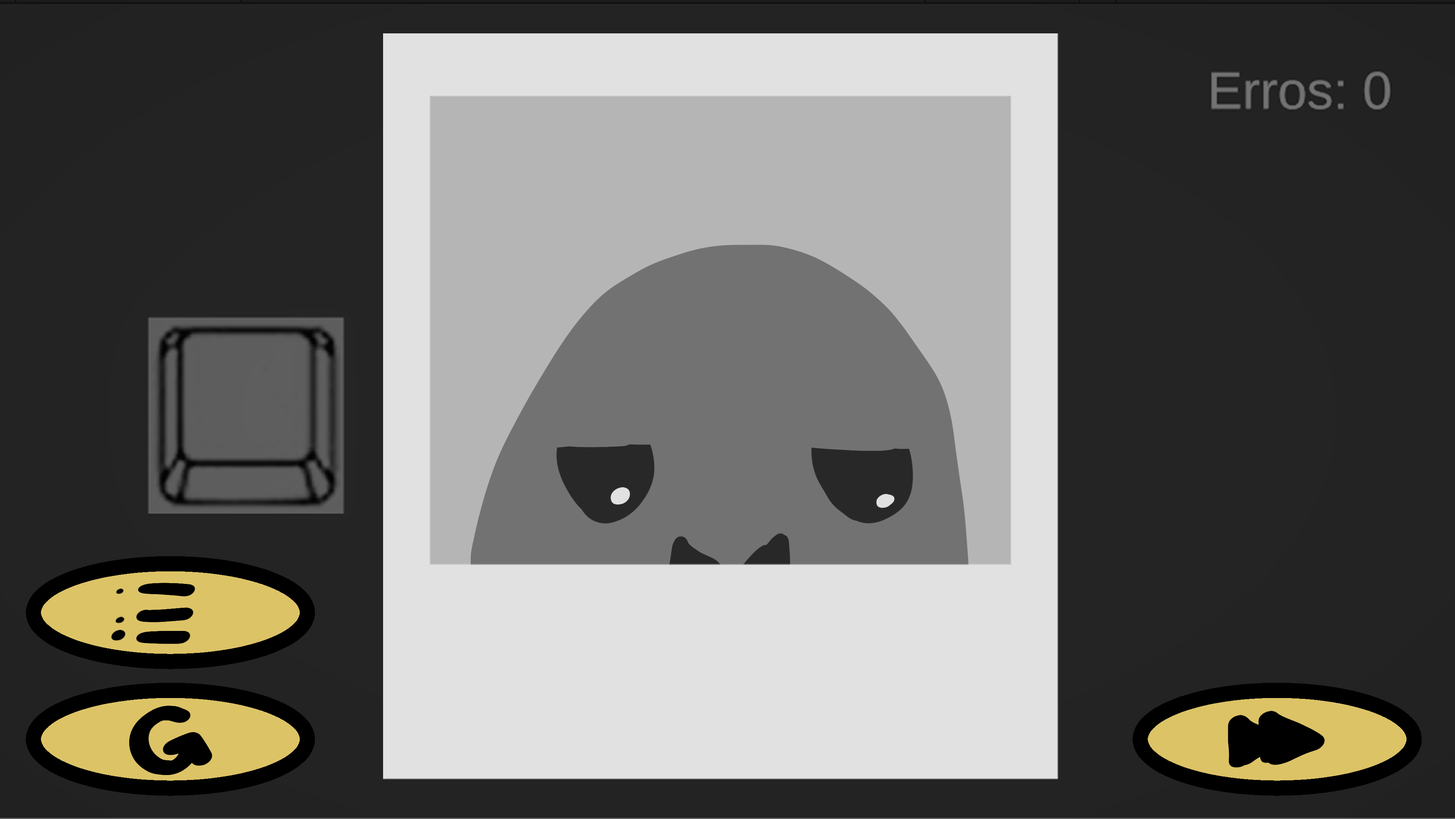
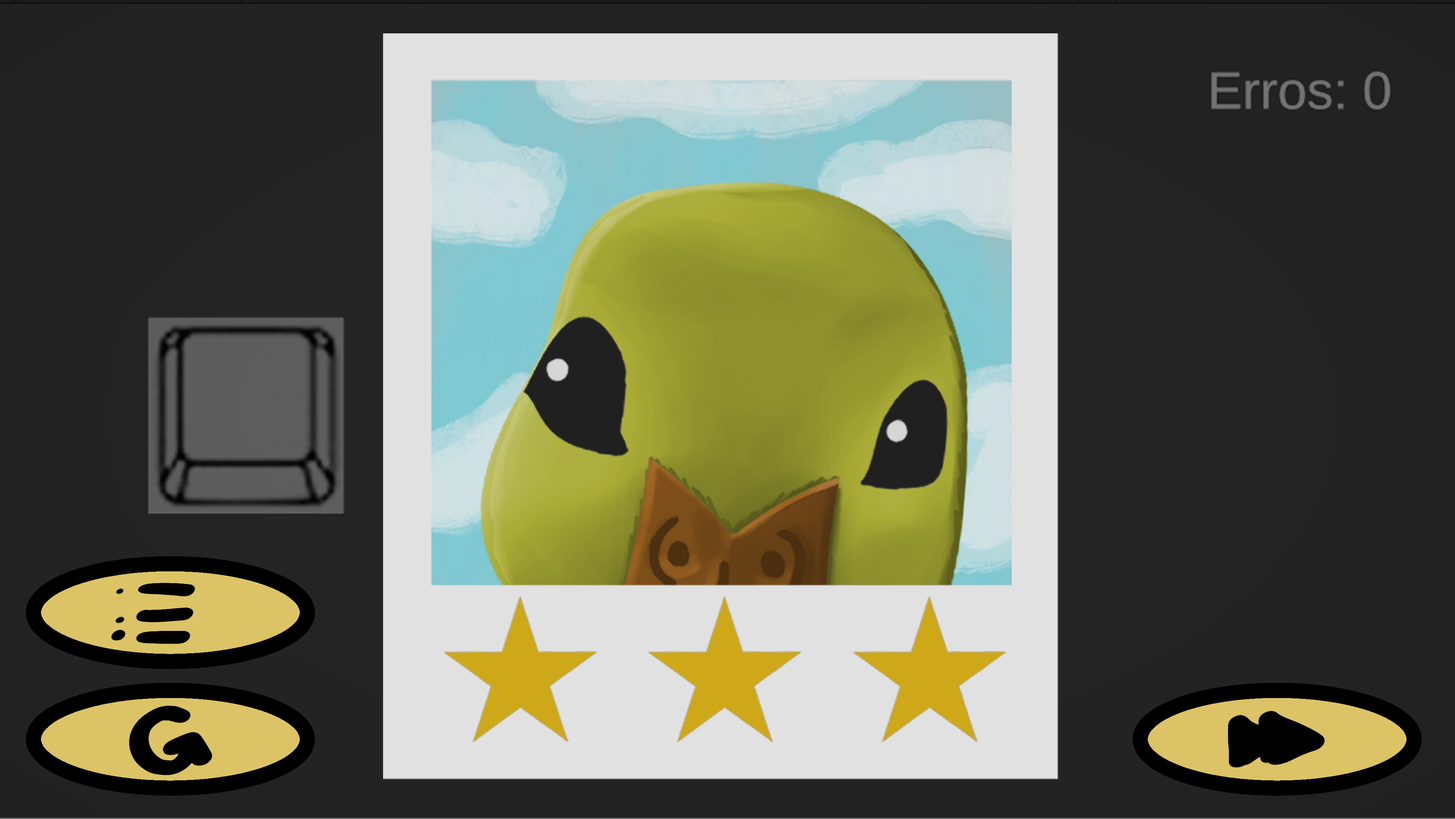
Layers edited between the first and the second 1455 × 819 image:
added group "Fase 1 Copy" with 9 layers above "Layer 9 Copy" over 429, 79, 1012, 743
added layer "Layer 11 Copy" (overlay) in group "Fase 1 Copy" over 619, 79, 1012, 743
added layer "Layer 11 Copy 2" (overlay) in group "Fase 1 Copy" over 620, 79, 832, 586
added layer "Layer 11 Copy 3" (overlay) in group "Fase 1 Copy" over 429, 79, 624, 601
added layer "Brilho Copy 2" in group "Fase 1 Copy" over 544, 356, 910, 444
added layer "Olhos Copy 2" in group "Fase 1 Copy" over 520, 314, 949, 491
added layer "Cabeca Copy" in group "Fase 1 Copy" over 479, 178, 971, 743
added layer "Foto não revelada Copy" in group "Fase 1 Copy" over 430, 79, 1012, 586
added layer "Layer 9 Copy" above "Estrelas Copy 2" over 852, 595, 1008, 743
added layer "Estrelas Copy 2" above "Layer 9 Copy 2" over 852, 595, 1008, 743
added layer "Layer 9 Copy 2" above "Estrelas Copy 3" over 443, 595, 599, 743
added layer "Estrelas Copy 3" above "Layer 9 Copy 3" over 443, 595, 599, 743
added layer "Layer 9 Copy 3" above "Estrelas Copy" over 647, 595, 803, 743
added layer "Estrelas Copy" above "Foto Copy" over 647, 595, 803, 743
hid "Perdeu" over 429, 93, 1012, 567
hid "Paper" over 0, 79, 1455, 819
